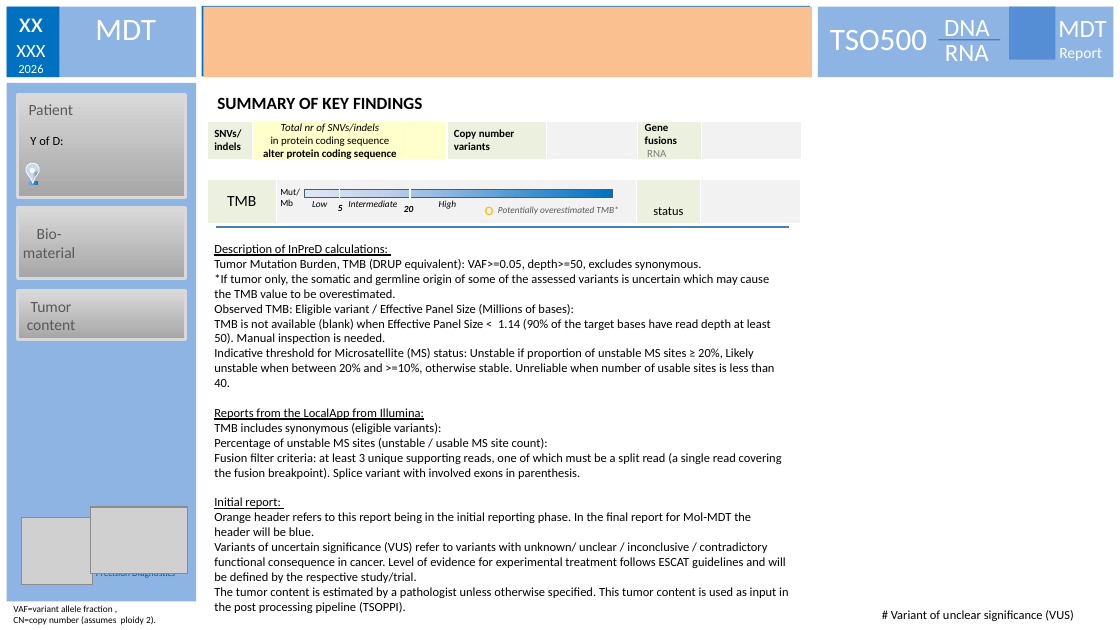
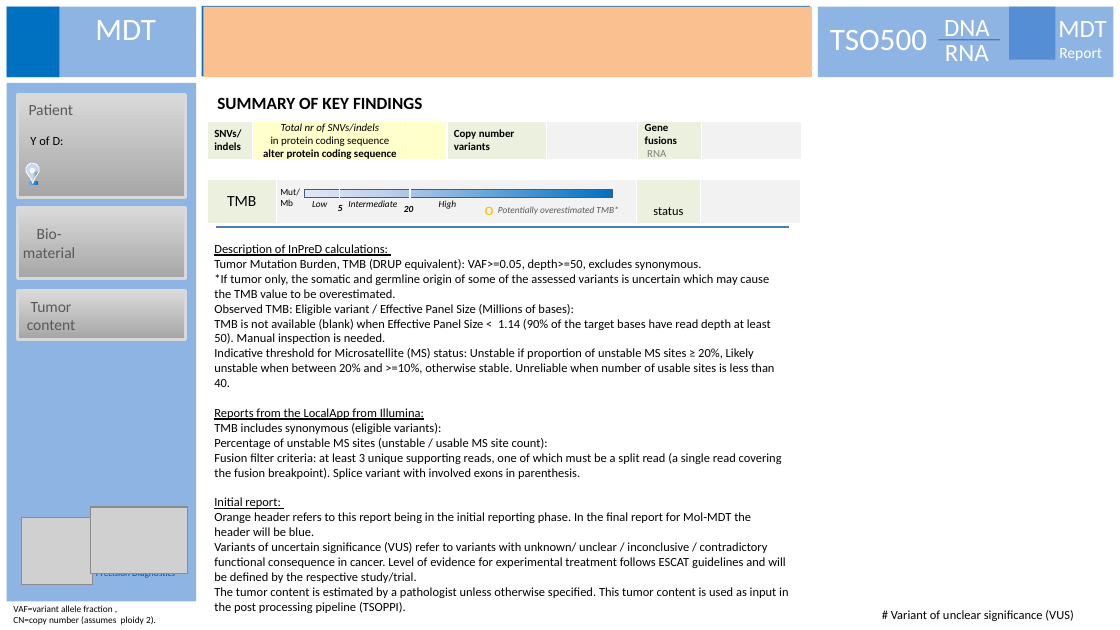
Before and after one commit to InPreD/PRONTO, a slide deck: slide 2 of In/Template/InPreD_MTB_template.pptx. Drawn at 1120x630 pixels with LibreOffice and Linux fonts; fonts in the diff are those of the drawing; grey boxes stand for pictures. Boxes give left, top, right and bottom in pixels: in the first picture for what was removed or moved away, otherwise in the second. Text is boxed around its words. In the diff, an @@ line names an element or a change of style, - is before the commit and + after.

```diff
--- a/In/Template/InPreD_MTB_template.pptx
+++ b/In/Template/InPreD_MTB_template.pptx
@@ text removed at (x1=16, y1=18, x2=45, y2=73) @@
-xx
-XXX
-2026
```
Also in this commit, not shown: 4 other slides changed, 1 other file.
